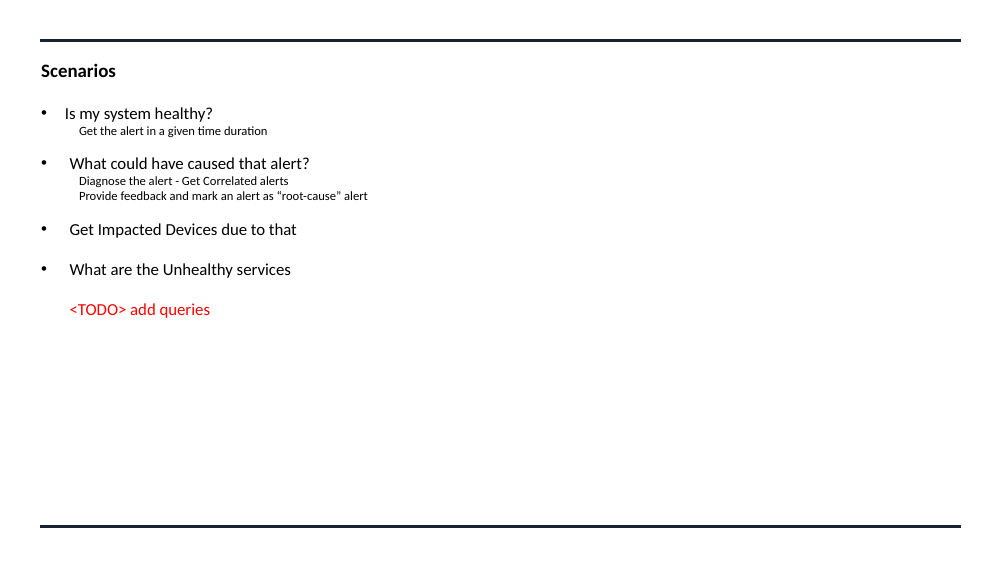
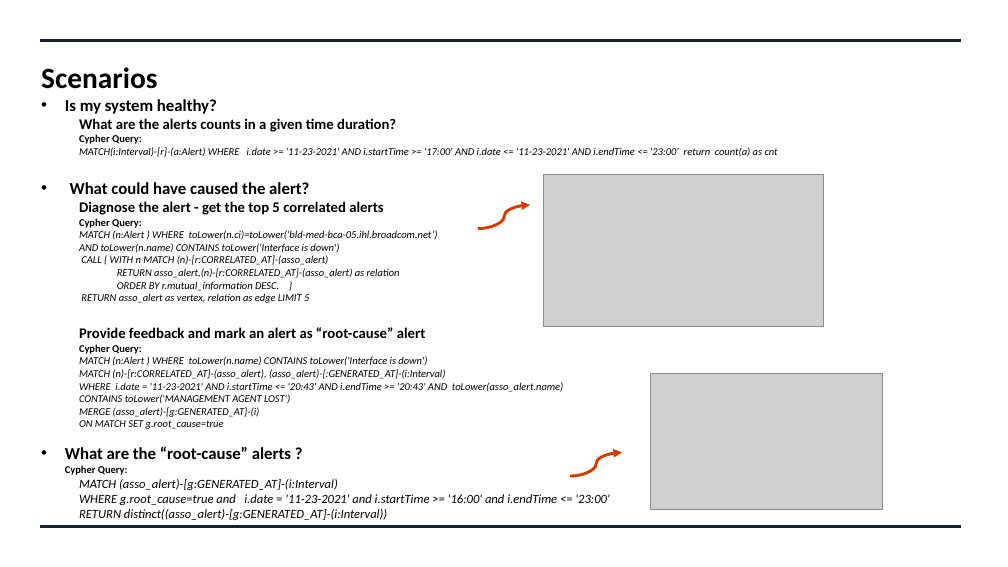
Before and after one commit to swatinanda/CS410-Fall2021-TeamAlpha, a slide deck: slide 11 of Team_Alpha_Presentation.pptx (slide 10 before the commit). Drawn at 1008x567 pixels with LibreOffice and Linux fonts; fonts in the diff are those of the drawing; grey boxes stand for pictures. Boxes give left, top, right and bottom in pixels: in the first picture for what was removed or moved away, otherwise in the second. Text is boxed around its words. In the diff, an @@ line names an element or a change of style, - is before the commit and + after.

```diff
--- a/Team_Alpha_Presentation.pptx
+++ b/Team_Alpha_Presentation.pptx
@@ text "Scenarios" at (41, 67, 157, 89): size 18 to 28 pt @@
@@ text "Is my system healthy?": place and size @@
-text "Is my system healthy?" at (65, 107, 368, 318)
+text "Is my system healthy?" at (65, 99, 778, 520)
@@ text at (65, 99, 426, 338): bold on in "Is my system healthy?", "Provide feedback and mark an alert as ..."; size 12 to 14 pt in "Provide feedback and mark an alert as ..." @@
@@ text at (70, 118, 778, 303): text changed; size 12 to 10 pt; italic on @@
-  Get the alert in a given time duration
-• What could have caused that alert?
-  Diagnose the alert - Get Correlated alerts
+  What are the alerts counts in a given time duration?
+  Cypher Query:
+  MATCH(i:Interval)-[r]-(a:Alert) WHERE i.date >= '11-23-2021' AND i.startTime >= '17:00' AND i.date <= '11-23-2021' AND i.endTime <= '23:00’ return count(a) as cnt
+• What could have caused the alert?
+  Diagnose the alert - get the top 5 correlated alerts
+  Cypher Query:
+  MATCH (n:Alert ) WHERE toLower(n.ci)=toLower('bld-med-bca-05.ihl.broadcom.net’)
+  AND toLower(n.name) CONTAINS toLower('Interface is down')
+  CALL { WITH n MATCH (n)-[r:CORRELATED_AT]-(asso_alert)
+    RETURN asso_alert,(n)-[r:CORRELATED_AT]-(asso_alert) as relation
+    ORDER BY r.mutual_information DESC. }
+  RETURN asso_alert as vertex, relation as edge LIMIT 5
@@ picture added at (544, 174, 823, 326) @@
@@ curved arrow added from (478, 228) to (530, 205), #D63B01 2.75 pt @@
@@ text at (65, 344, 609, 520): text changed; size 16 to 10 pt; italic on @@
-• Get Impacted Devices due to that
-• What are the Unhealthy services
-  <TODO> add queries
+  Cypher Query:
+  MATCH (n:Alert ) WHERE toLower(n.name) CONTAINS toLower('Interface is down')
+  MATCH (n)-[r:CORRELATED_AT]-(asso_alert), (asso_alert)-[:GENERATED_AT]-(i:Interval)
+  WHERE i.date = '11-23-2021' AND i.startTime <= '20:43' AND i.endTime >= '20:43' AND toLower(asso_alert.name)
+  CONTAINS toLower('MANAGEMENT AGENT LOST')
+  MERGE (asso_alert)-[g:GENERATED_AT]-(i)
+  ON MATCH SET g.root_cause=true
+• What are the “root-cause” alerts ?
+  Cypher Query:
+  MATCH (asso_alert)-[g:GENERATED_AT]-(i:Interval)
+  WHERE g.root_cause=true and i.date = '11-23-2021' and i.startTime >= '16:00' and i.endTime <= '23:00'
+  RETURN distinct((asso_alert)-[g:GENERATED_AT]-(i:Interval))
@@ picture added at (650, 374, 883, 510) @@
@@ curved arrow added from (570, 476) to (622, 452), #D63B01 2.75 pt @@
```
Also in this commit, not shown: 5 other slides changed, 2 slides added.
